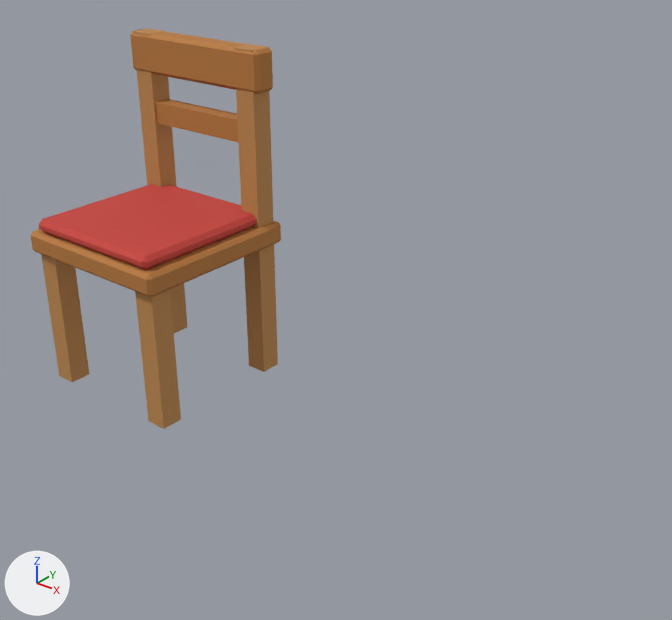
One commit to the Blender file assets/blend/FUR_Chair.blend: the scene before it, then after it.
Both versions are drawn from a camera (50 mm lens) standing at (7.73, -6.44, 5.58) and looking at (2.47, 0.13, 1.5). Lighting does not change. The marker at lower left points along +X, +Y and +Z. The picture after the commit comes second.

The first picture shows 'FUR_Chair'.
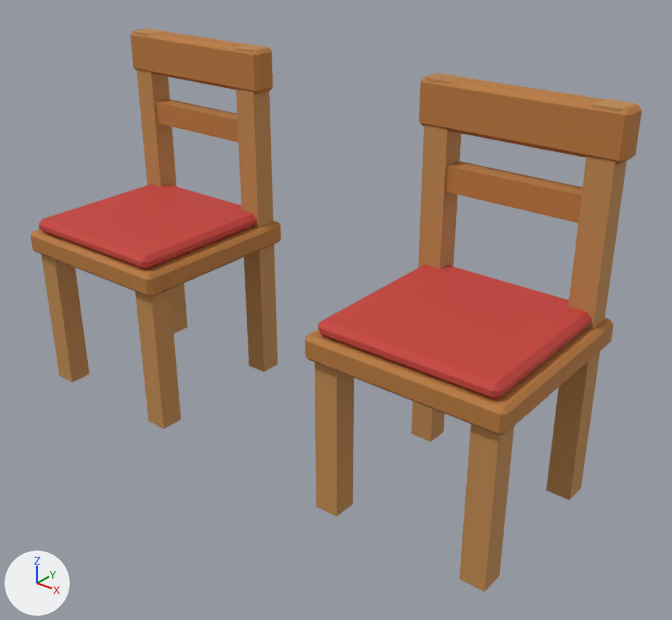
Where the change shows, as pixel boxes [x1, y1, x2, y2] in the pictures (672 x 620 px):
'FUR_Chair_Frac_3', added
    after: [392, 288, 614, 592]
'FUR_Chair_Frac_2', added (brown)
    after: [413, 80, 642, 337]
'FUR_Chair_Frac_1', added
    after: [305, 274, 477, 517]
'FUR_Chair_Frac_4', added (brown)
    after: [408, 73, 512, 302]

The edits, one by one:
Mesh me_fur_chair_frac_4 is new.
It has 74 vertices, 61 faces and spans x -1.0..0.19, y 0.24..1.0, z 1.39..3.8.
It uses material mat_md_palette (picture img_palette).
Mesh me_fur_chair_frac_3 is new.
It has 70 vertices, 57 faces and spans x -0.09..1.0, y -1.0..1.0, z 0.0..2.23.
It uses material mat_md_palette (picture img_palette).
Mesh me_fur_chair_frac_2 is new.
It has 52 vertices, 42 faces and spans x -0.52..1.0, y -0.67..1.0, z 1.67..3.8.
It uses material mat_md_palette (picture img_palette).
Mesh me_fur_chair_frac_1 is new.
It has 54 vertices, 43 faces and spans x -1.0..0.69, y -1.0..0.92, z 0.0..2.0.
It uses material mat_md_palette (picture img_palette).
Object 'FUR_Chair_Frac_4' (ob_fur_chair_frac_4) is new; it shows me_fur_chair_frac_4.
Its location is (4.0, 0.0, 0.0).
Object 'FUR_Chair_Frac_3' (ob_fur_chair_frac_3) is new; it shows me_fur_chair_frac_3.
Its location is (4.0, 0.0, 0.0).
Object 'FUR_Chair_Frac_2' (ob_fur_chair_frac_2) is new; it shows me_fur_chair_frac_2.
Its location is (4.0, 0.0, 0.0).
Object 'FUR_Chair_Frac_1' (ob_fur_chair_frac_1) is new; it shows me_fur_chair_frac_1.
Its location is (4.0, 0.0, 0.0).
